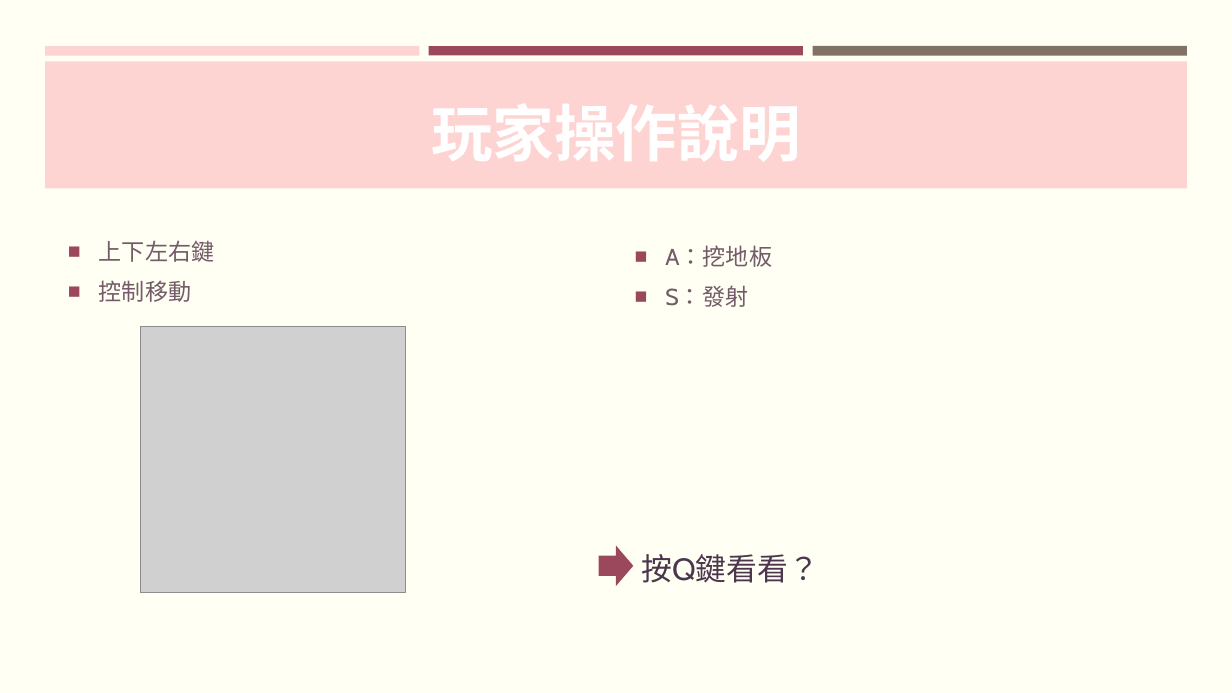
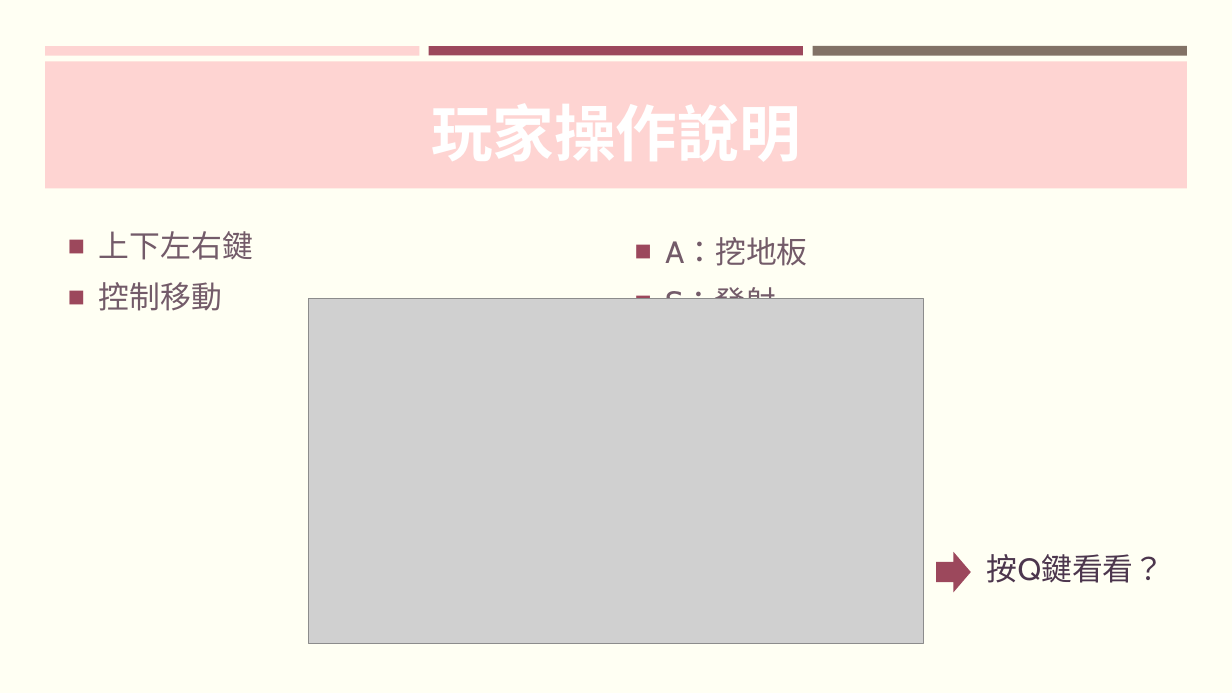
Before and after one commit to FalconLee1011/Java-Final, a slide deck: slide 10 of PPT/JAVA Final project.pptx. Drawn at 1232x693 pixels with LibreOffice and Linux fonts; fonts in the diff are those of the drawing; grey boxes stand for pictures. Boxes give left, top, right and bottom in pixels: in the first picture for what was removed or moved away, otherwise in the second. Text is boxed around its words. In the diff, an @@ line names an element or a change of style, - is before the commit and + after.

```diff
--- a/PPT/JAVA Final project.pptx
+++ b/PPT/JAVA Final project.pptx
@@ text "上下左右鍵" at [99,231,253,311]: size 18 to 24 pt; more space between paragraphs @@
@@ text "A：挖地板" at [665,237,807,299]: size 18 to 24 pt; more space between paragraphs @@
@@ picture added at [309,299,923,644] @@
@@ picture removed at [140,327,406,592] @@
@@ right arrow: place and size @@
-right arrow at [599,545,633,586]
+right arrow at [936,552,970,592]
@@ text "按Q鍵看看？": place and size @@
-text "按Q鍵看看？" at [641,554,819,583]
+text "按Q鍵看看？" at [987,554,1165,583]
```
Also in this commit, not shown: 1 other slide changed.
